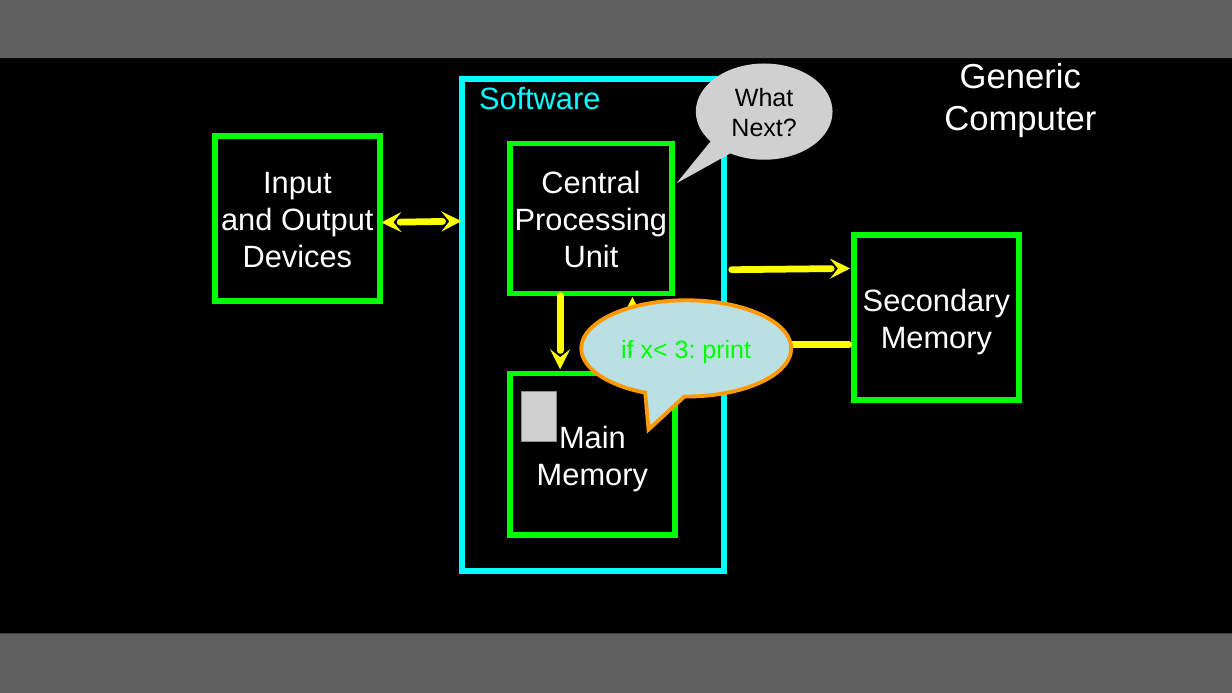
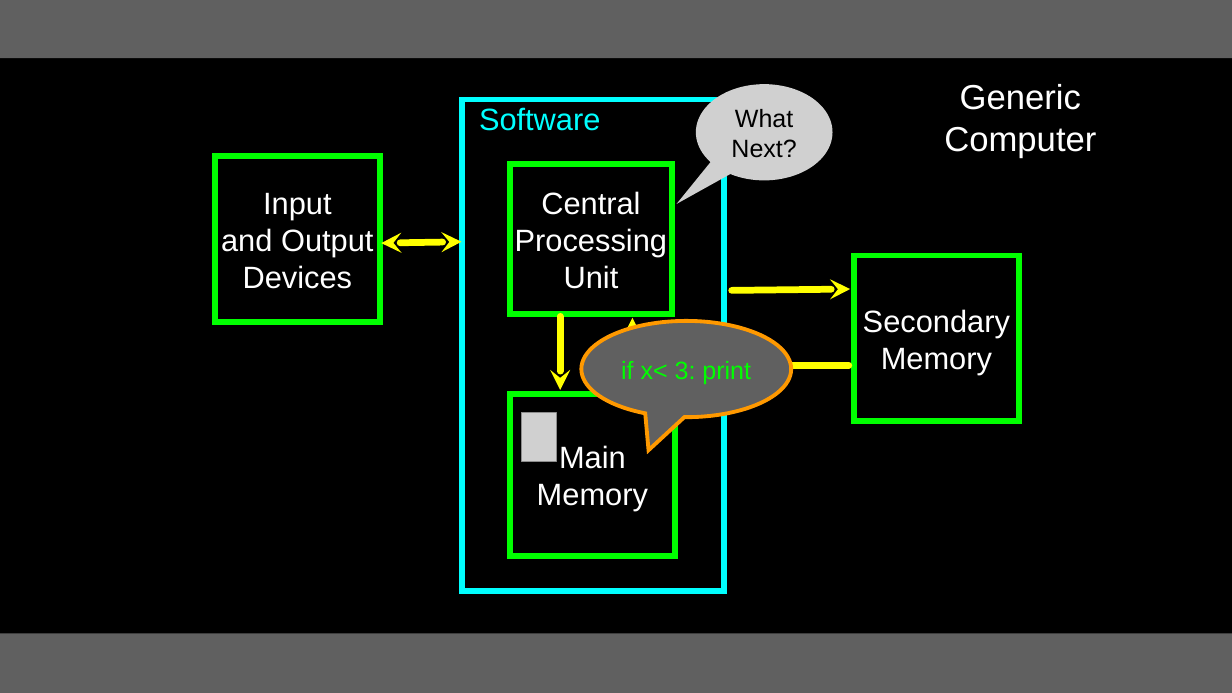
Before and after one commit to csev/py4e, a slide deck: slide 19 of lectures3/Pythonlearn-01-Intro.pptx. Drawn at 1232x693 pixels with LibreOffice and Linux fonts; fonts in the diff are those of the drawing; grey boxes stand for pictures. Boxes give left, top, right and bottom in pixels: in the first picture for what was removed or moved away, otherwise in the second. Text is boxed around its words. In the diff, an @@ line names an element or a change of style, - is before the commit and + after.

```diff
--- a/lectures3/Pythonlearn-01-Intro.pptx
+++ b/lectures3/Pythonlearn-01-Intro.pptx
@@ speech bubble "if x< 3: print" at [581,321,791,417]: fill #BBE0E3 to #606060 @@
@@ 5 rectangles, 4 arrows, 2 pictures, 1 text, 1 speech bubble, 1 double arrow: place and size @@
-5 rectangles, 4 arrows, 2 pictures, 1 text, 1 speech bubble, 1 double arrow at [215,63,1096,571]
+5 rectangles, 4 arrows, 2 pictures, 1 text, 1 speech bubble, 1 double arrow at [215,84,1096,592]
```
Also in this commit, not shown: 28 other slides changed, 1 slide removed, 10 other files.
